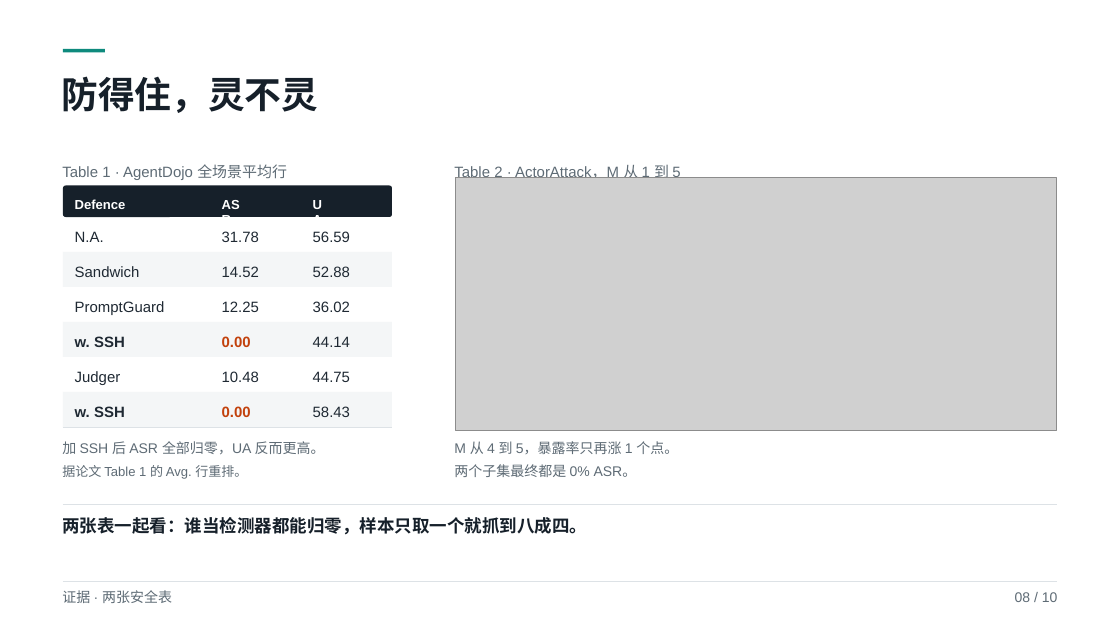
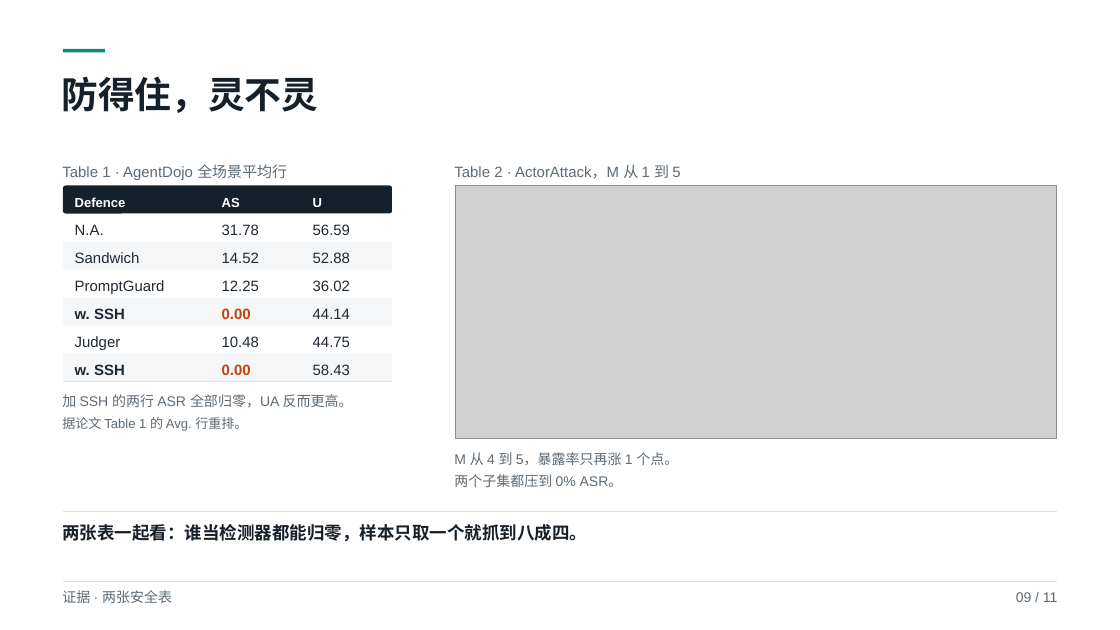
Before and after one commit to yiiiiiii1/multi-agent-remote-sensing, a slide deck: slide 9 of 阶段2-卫星多智能体防御/presentations/SSH精读.pptx (slide 8 before the commit). Drawn at 1120x630 pixels with LibreOffice and Linux fonts; fonts in the diff are those of the drawing; grey boxes stand for pictures. Boxes give left, top, right and bottom in pixels: in the first picture for what was removed or moved away, otherwise in the second. Text is boxed around its words. In the diff, an @@ line names an element or a change of style, - is before the commit and + after.

```diff
--- a/阶段2-卫星多智能体防御/presentations/SSH精读.pptx
+++ b/阶段2-卫星多智能体防御/presentations/SSH精读.pptx
@@ rounded rectangle: place and size @@
-rounded rectangle at (63, 186, 392, 218)
+rounded rectangle at (63, 186, 392, 213)
@@ rounded rectangle at (63, 186, 392, 213): proportions changed @@
@@ picture: place and size @@
-picture at (455, 177, 1056, 430)
+picture at (455, 186, 1056, 439)
@@ 3 texts: place and size @@
-3 texts at (75, 231, 350, 242)
+3 texts at (75, 224, 350, 235)
@@ rectangle: place and size @@
-rectangle at (63, 252, 392, 287)
+rectangle at (63, 242, 392, 270)
@@ 3 texts: place and size @@
-3 texts at (75, 266, 350, 277)
+3 texts at (75, 252, 350, 263)
@@ rectangle: place and size @@
-rectangle at (63, 322, 392, 357)
+rectangle at (63, 297, 392, 325)
@@ 3 texts: place and size @@
-3 texts at (75, 301, 350, 315)
+3 texts at (75, 280, 350, 294)
@@ 3 texts: place and size @@
-3 texts at (75, 336, 350, 347)
+3 texts at (75, 308, 350, 319)
@@ rectangle: place and size @@
-rectangle at (63, 392, 392, 428)
+rectangle at (63, 354, 392, 381)
@@ 3 texts: place and size @@
-3 texts at (75, 371, 350, 385)
+3 texts at (75, 336, 350, 350)
@@ freeform shape: place and size @@
-freeform shape at (63, 427, 392, 428)
+freeform shape at (63, 381, 392, 382)
@@ 3 texts: place and size @@
-3 texts at (75, 406, 350, 417)
+3 texts at (75, 364, 350, 375)
@@ text "据论文 Table 1 的 Avg. ...": place and size @@
-text "据论文 Table 1 的 Avg. ..." at (62, 465, 247, 479)
+text "据论文 Table 1 的 Avg. ..." at (62, 417, 247, 431)
@@ text at (62, 394, 353, 407): text changed @@
-加 SSH 后 ASR 全部归零，UA 反而更高。
+加 SSH 的两行 ASR 全部归零，UA 反而更高。
@@ text "M 从 4 到 5，暴露率只再涨 ...": place and size @@
-text "M 从 4 到 5，暴露率只再涨 ..." at (454, 441, 678, 454)
+text "M 从 4 到 5，暴露率只再涨 ..." at (454, 452, 678, 465)
@@ text at (454, 474, 623, 487): text changed @@
-两个子集最终都是 0% ASR。
+两个子集都压到 0% ASR。
@@ text "两张表一起看：谁当检测器都能归零，样本只取一个就抓到八成四。": place and size @@
-text "两张表一起看：谁当检测器都能归零，样本只取一个就抓到八成四。" at (62, 517, 587, 535)
+text "两张表一起看：谁当检测器都能归零，样本只取一个就抓到八成四。" at (62, 524, 587, 542)
@@ freeform shape: place and size @@
-freeform shape at (63, 504, 1057, 505)
+freeform shape at (63, 511, 1057, 512)
@@ text at (1016, 592, 1058, 602): text changed @@
-08 / 10
+09 / 11
```
Also in this commit, not shown: 9 other slides changed, 1 slide added, 41 other files.
